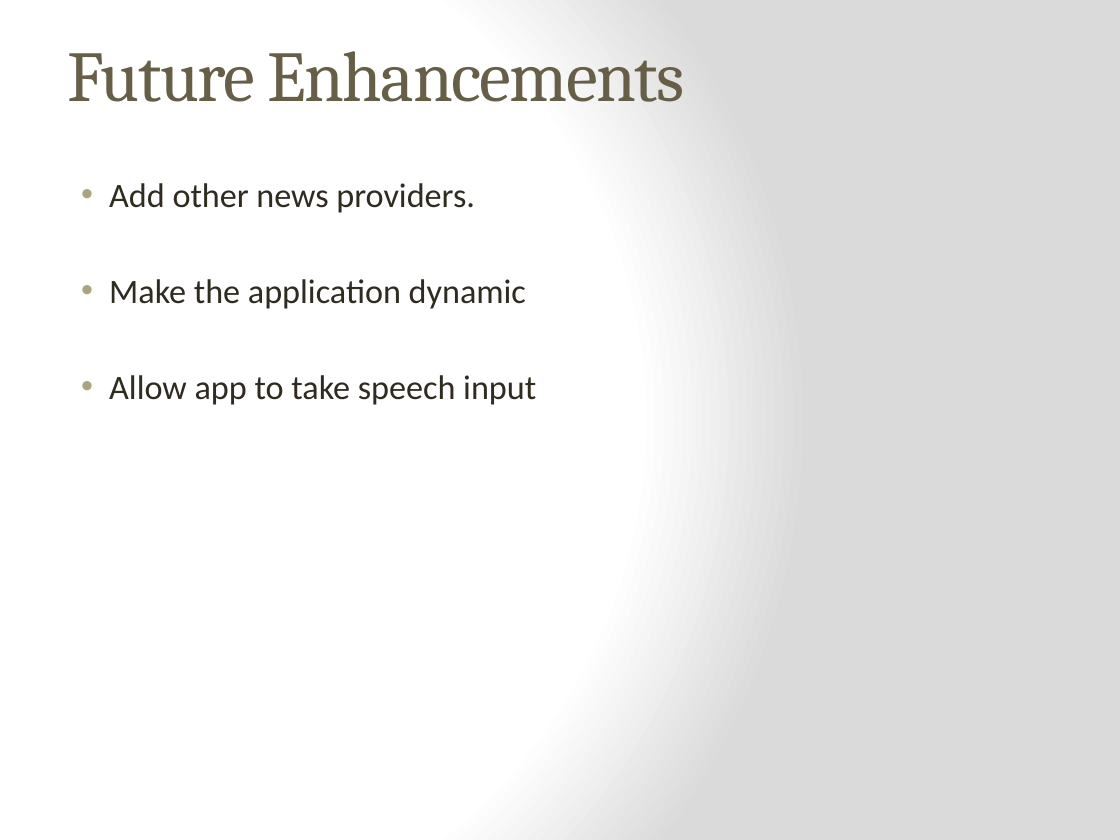
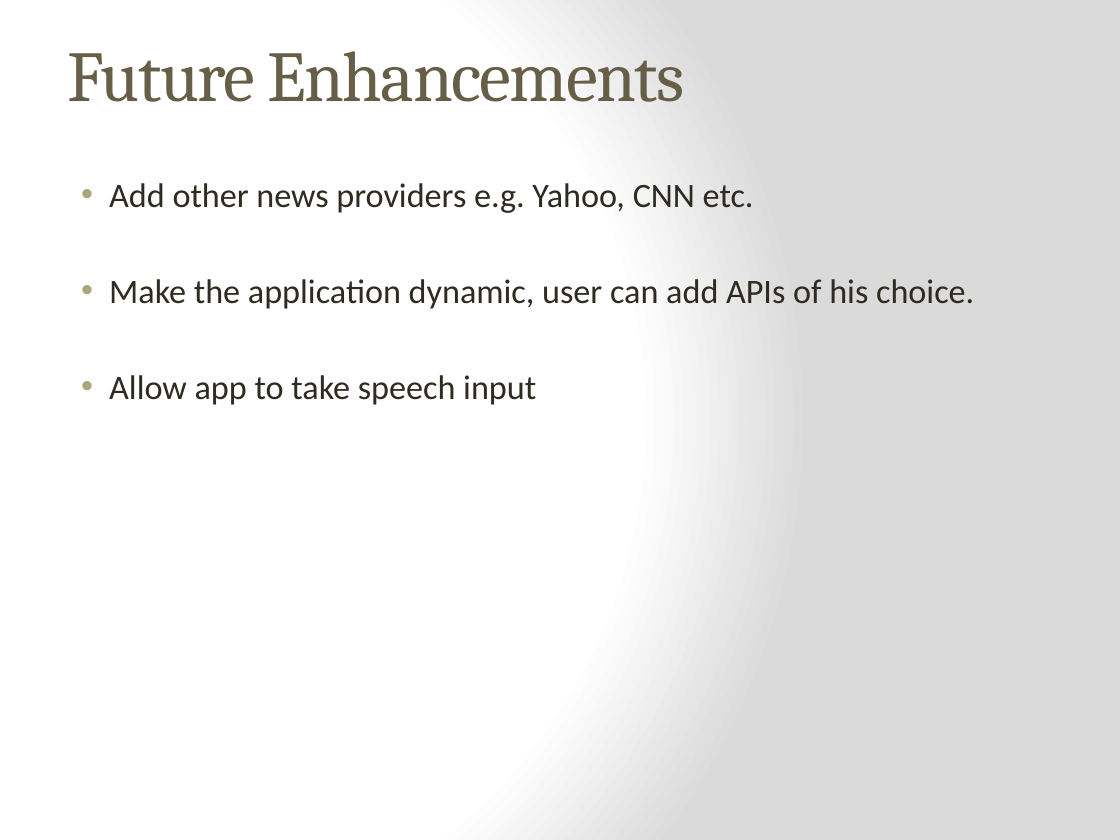
Before and after one commit to Pnatani/newssup, a slide deck: slide 8 of newssup.pptx. Drawn at 1120x840 pixels with LibreOffice and Linux fonts; fonts in the diff are those of the drawing. Boxes give left, top, right and bottom in pixels: in the first picture for what was removed or moved away, otherwise in the second. Text is boxed around its words. In the diff, an @@ line names an element or a change of style, - is before the commit and + after.

```diff
--- a/newssup.pptx
+++ b/newssup.pptx
@@ text at (109, 183, 974, 309): text changed @@
-• Add other news providers.
-• Make the application dynamic
+• Add other news providers e.g. Yahoo, CNN etc.
+• Make the application dynamic, user can add APIs of his choice.
```
Also in this commit, not shown: 1 other slide changed, 1 other file.
